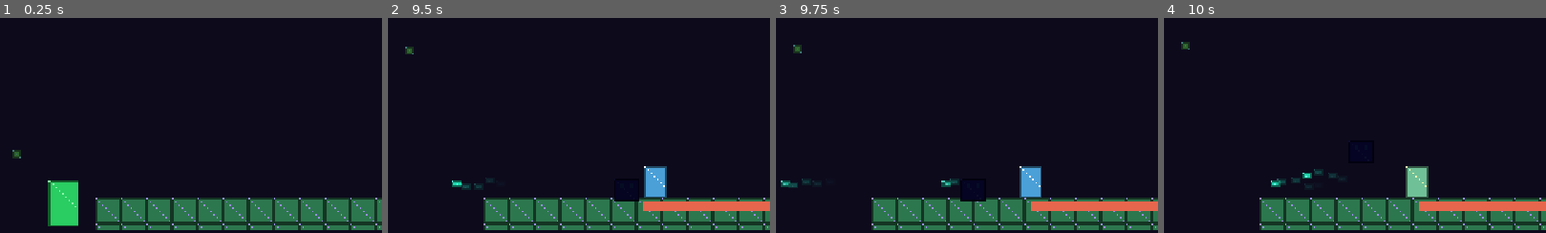
Above: before the commit, frames 1-4 (left to right).
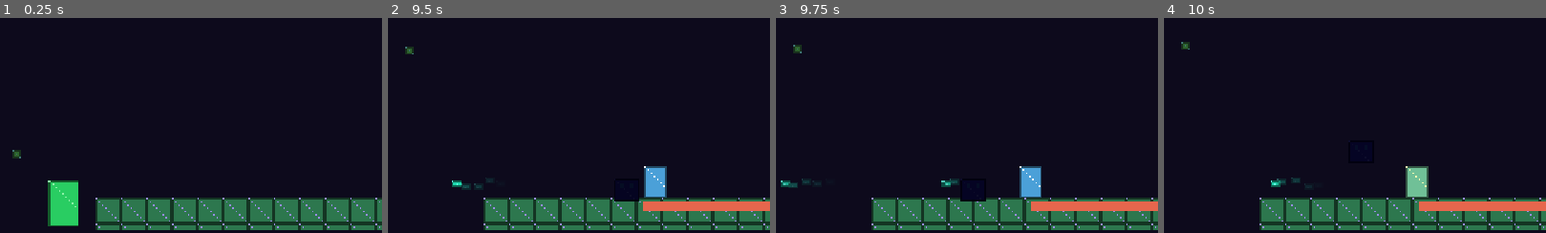
Above: after the commit, the same moments.

Repository: Eruldin/Honor-Meselesi
Game: Godot game, scene res://src/levels/ch7/Ch7.tscn
Same seed, same stepped clock (60 frames per second), same inputs: the game is played once before the commit and once after it. This scene is started directly instead of the project's main scene.
Inputs (mouse positions are % of the whole screen's width and height, from its top left):
- Up to frame 1 (0.25 s): no input
- Up to frame 2 (9.5 s): tap Enter at 0.5 s; move the mouse to (72, 45) at 0.52 s; hold D (move_right) 0.53-1.25 s; tap J (attack) at 0.6, 2.3, 3.8, 5.3, 6.8, 8.1 s; click (72, 45) at 0.67 s; tap Space (jump) at 0.77, 3.77, 6.77 s; drag from (30, 55) to (45, 70) at 1.27 s; move the mouse to (60, 28) at 2.02 s; hold D (move_right) 2.03-2.75 s; tap L (dash) at 2.1 s; drag from (45, 70) to (20, 35) at 2.77 s; move the mouse to (80, 65) at 3.52 s; hold A (move_left) 3.53-4.25 s; tap E (form_next) at 3.6 s; drag from (20, 35) to (35, 25) at 4.27 s; move the mouse to (55, 50) at 5.02 s; hold S (move_down) 5.03-5.75 s; tap K (parry) at 5.1 s; click (55, 50) at 5.17 s; drag from (35, 25) to (30, 55) at 5.77 s; move the mouse to (72, 45) at 6.52 s; hold W (move_up) 6.53-7.25 s; tap Alt at 6.6 s; drag from (30, 55) to (45, 70) at 7.27 s; move the mouse to (60, 28) at 8.02 s; hold S (move_down) 8.03-8.75 s; drag from (45, 70) to (20, 35) at 8.77 s
- Up to frame 3 (9.75 s): move the mouse to (80, 65) at 9.52 s; hold W (move_up) from 9.53 s (still down); tap L (dash) at 9.6 s; click (80, 65) at 9.67 s
- Up to frame 4 (10 s): keep holding W (move_up); tap Space (jump) at 9.77 s; tap J (attack) at 9.8 s
The pictures show only the part of the screen within x 0-50%, y 50-100%; the shares and areas given below are measured in that part.

Frames 1-3 are identical in both runs. In frame 4, 0.1% of the frame differs, in the area x 36-45%, y 70-75%.

Commit message:
ch7 yaratik: glitch bolt ates hizi limiti (spam dengesi)
Co-Authored-By: Devin AI <158243242+devin-ai-integration[bot]@users.noreply.github.com>

Diff:
--- a/src/player/glitch_creature.gd
+++ b/src/player/glitch_creature.gd
@@ -11,6 +11,7 @@
 var anims: AnimatedSprite2D
 var facing := -1
 var _dash_cd := 0.0
+var _bolt_cd := 0.0
 var _iframes := 0.0
 var _flicker := 0.0
 var dead := false
@@ -100,6 +101,7 @@
 		return
 	input.poll()
 	_dash_cd = maxf(_dash_cd - delta, 0.0)
+	_bolt_cd = maxf(_bolt_cd - delta, 0.0)
 	_iframes = maxf(_iframes - delta, 0.0)
 
 	# Ucan: hafif yercekimi + dusuk maks dusus
@@ -126,7 +128,8 @@
 		FX.glitch(0.35, 0.2)
 		position.x += facing * 26.0
 		AudioManager.play_sfx(&"sfx/dash", global_position)
-	if input.attack_just_pressed():
+	if input.attack_just_pressed() and _bolt_cd <= 0.0:
+		_bolt_cd = 0.32
 		_fire_bolt()
 	move_and_slide()
 
